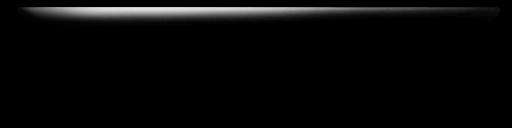
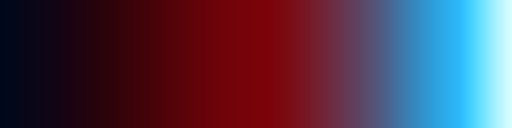
Before/after of a 512x128 layered artwork. What changed in the layer stack:
showed "图层 3" over [0, 0, 512, 128]
hid "图层 1 拷贝 2", painted on it over [17, 7, 500, 30]
